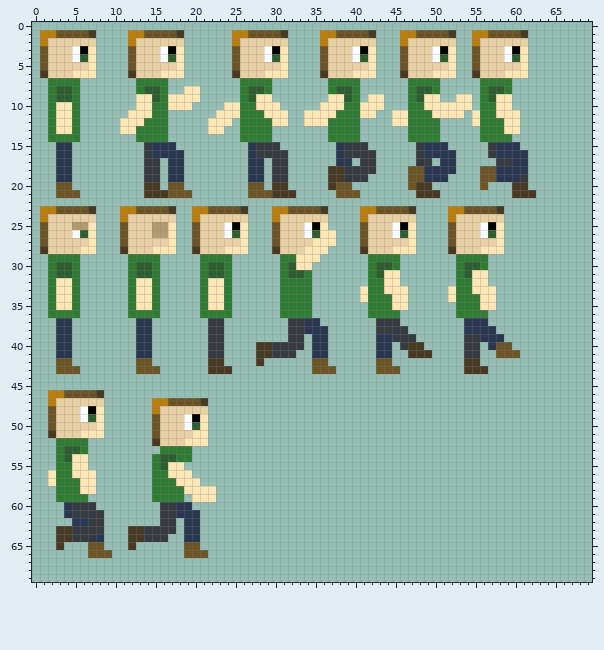
Edited in one commit: sprite sheet (Assets/Sprites/Player/J-bird.png). The picture above is the old version.
The file is 350x350 pixels, drawn in blocks of 5x5; one block is one cell here.
The same view after the edit:
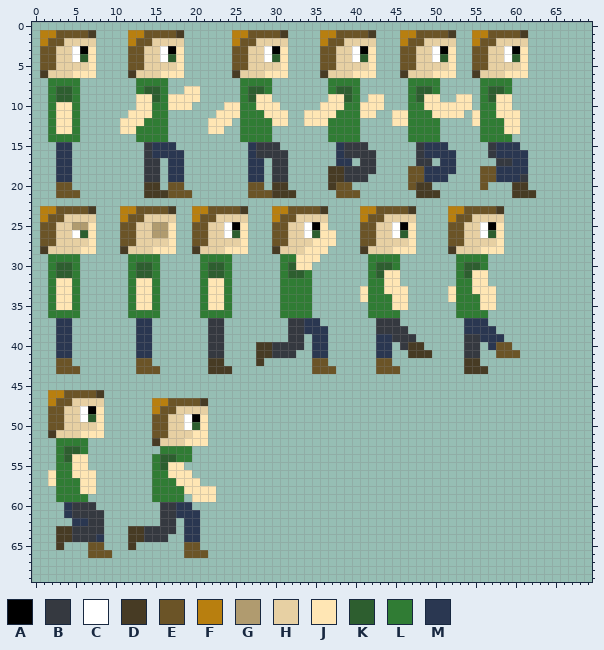
Palette (. is transparent): A #000000  B #353940  C #ffffff  D #473b24  E #6b5427  F #b87f0f  G #b09b6f  H #e7d0a3  J #ffe6b4  K #2d5e2f  L #307c34  M #2a3751
The exact change:
Colour H becomes colour E in row 2 at x 2 to 3, 13 to 14, 26 to 27, 37 to 38, 47 to 48 and 56 to 57; in rows 3 to 5 at x 2, 13, 26, 37, 47 and 56; in row 24 at x 2 to 3, 12 to 13, 21 to 22, 31 to 32, 42 to 43 and 53 to 54; in rows 25 to 27 at x 2, 12, 21, 31, 42 and 53; in row 47 at x 3 to 4; in row 48 at x 3 and 16 to 17.
Colour H becomes colour E in rows 49 to 50 at x 3 and 16; in row 51 at x 16.
